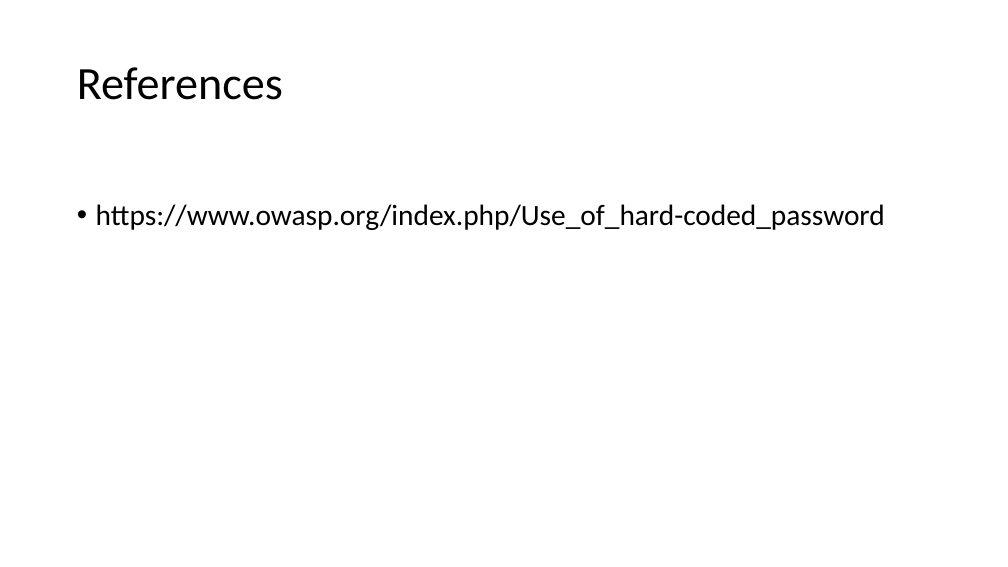
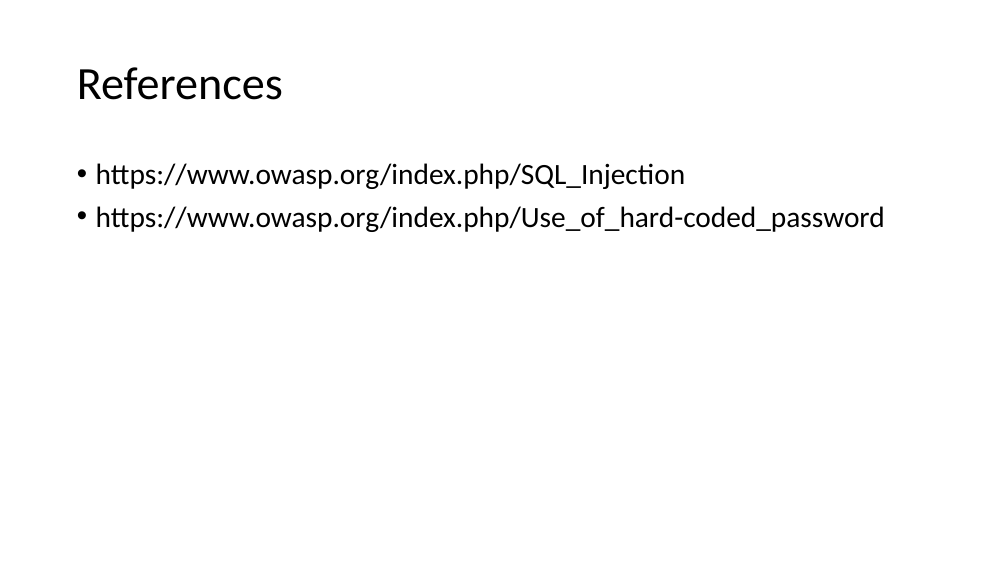
Before and after one commit to fparricelli/Encrypted-data-exchange-between-two-Arduino-boards-using-Symmetric-Encryption, a slide deck: slide 5 of Documentazione e cose così/Slide_concettuali_Luca.pptx. Drawn at 1008x567 pixels with LibreOffice and Linux fonts; fonts in the diff are those of the drawing. Boxes give left, top, right and bottom in pixels: in the first picture for what was removed or moved away, otherwise in the second. Text is boxed around its words. In the diff, an @@ line names an element or a change of style, - is before the commit and + after.

```diff
--- a/Documentazione e cose così/Slide_concettuali_Luca.pptx
+++ b/Documentazione e cose così/Slide_concettuali_Luca.pptx
@@ text at <box>96,163,685,189</box>: paragraph added @@
+• https://www.owasp.org/index.php/SQL_Injection
```
Also in this commit, not shown: 10 other slides changed.
